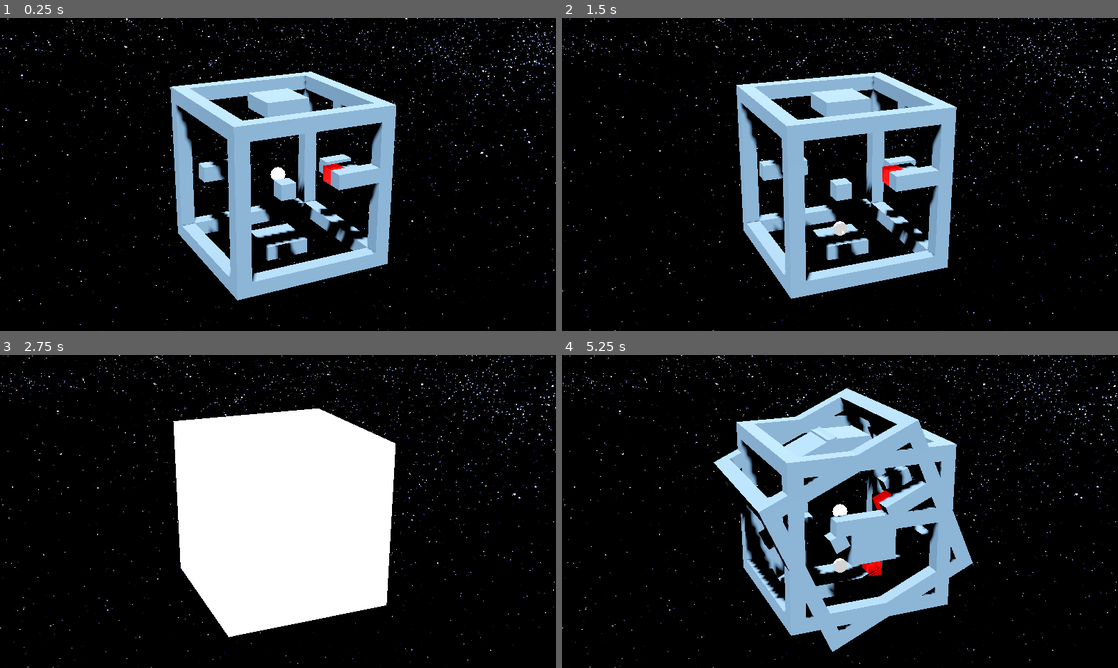
Above: before the commit, frames 1-4 (two rows, left to right).
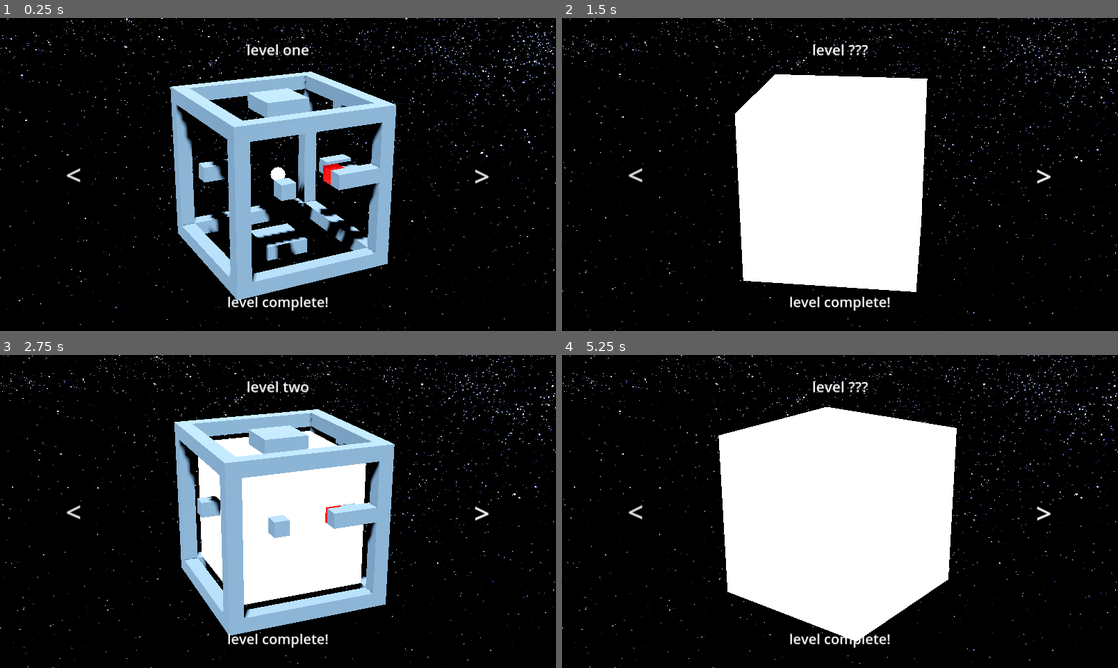
Above: after the commit, the same moments.

Repository: TheNickOfTime/design-challenge-nov
Game: Godot game, scene res://Scenes/puzzle_box_test.tscn
The game is run twice, just before and just after one commit, with the same random seed, the same clock (stepped at 60 frames per second) and the same inputs.
Inputs (mouse positions are in pixels of both pictures, inside the frame that each line leads up to):
- Up to frame 1 (0.25 s): no input
- Up to frame 2 (1.5 s): click (634, 174) at 0.5 s, where only the run after the commit has a clickable "<"; click (1045, 174) at 1.25 s, where only the run after the commit has a clickable ">"
- Up to frame 3 (2.75 s): tap Enter at 2, 2.1 s; move the mouse to (400, 495) at 2.02 s; hold D (rotate_cube_right) from 2.03 s (still down); click (400, 495) at 2.17 s
- Up to frame 4 (5.25 s): move the mouse to (728, 527) at 2.77 s; release D (rotate_cube_right) at 2.78 s; hold S (rotate_cube_down) 2.78-3.53 s; tap Up (rotate_cube) at 2.85 s; tap Enter at 3.05, 3.6, 4.35 s; move the mouse to (895, 442) at 3.52 s; hold D (rotate_cube_right) 3.53-4.28 s; move the mouse to (812, 574) at 4.27 s; hold W (rotate_cube_up) 4.28-5.03 s; click (812, 574) at 4.42 s; move the mouse to (1006, 558) at 5.02 s; hold A (rotate_cube_left) from 5.03 s (still down); hold Up (rotate_cube) from 5.03 s (still down)

The runs differ from the first frame. In frame 1, 0.6% of the frame differs, in the area x 12-88%, y 8-94%; in frame 2, 25%; in frame 3, 16%; in frame 4, 28%, in the area x 12-88%, y 8-95%.

Commit message:
Continuing to work on level transitioning & UI

Diff:
--- a/Scenes/main_menu_test.tscn
+++ b/Scenes/main_menu_test.tscn
@@ -1,9 +1,9 @@
-[gd_scene load_steps=12 format=3 uid="uid://hey7lwfxt0b"]
+[gd_scene load_steps=12 format=3 uid="uid://bw2c0bi56e15"]
 
 [ext_resource type="Material" uid="uid://d26unq8uckvjy" path="res://Shaders/space_skybox.tres" id="1_yk1q8"]
 [ext_resource type="StyleBox" uid="uid://ghrdkcpms46e" path="res://UI/stylebox_panel.tres" id="2_gcrqv"]
 [ext_resource type="PackedScene" uid="uid://eeyjhjgpr0vp" path="res://Prefabs/camera.tscn" id="3_hlosp"]
-[ext_resource type="Script" path="res://Scripts/PuzzleBox.gd" id="4_7v5m4"]
+[ext_resource type="Script" path="res://Scripts/PuzzleBoxManager.gd" id="4_7v5m4"]
 [ext_resource type="ArrayMesh" uid="uid://dg6q6wowk2sod" path="res://Geometry/cube_test.obj" id="5_55csd"]
 [ext_resource type="PackedScene" uid="uid://c0esqjhu7aanc" path="res://Scenes/puzzle_box_player.tscn" id="6_wllej"]
 [ext_resource type="PackedScene" uid="uid://bonou2nfe7to5" path="res://Prefabs/goal.tscn" id="7_jod70"]
--- a/Scenes/puzzle_box_test.tscn
+++ b/Scenes/puzzle_box_test.tscn
@@ -1,7 +1,7 @@
-[gd_scene load_steps=17 format=3 uid="uid://eg2xvgk6wtp2"]
+[gd_scene load_steps=17 format=3 uid="uid://pxlkk2ibbhjn"]
 
 [ext_resource type="Material" uid="uid://d26unq8uckvjy" path="res://Shaders/space_skybox.tres" id="1_8s33p"]
-[ext_resource type="Script" path="res://Scripts/PuzzleBox.gd" id="1_f23ct"]
+[ext_resource type="Script" path="res://Scripts/PuzzleBoxManager.gd" id="1_f23ct"]
 [ext_resource type="LabelSettings" uid="uid://djp8mmrg5wn8t" path="res://UI/label_title.tres" id="2_08hyc"]
 [ext_resource type="Script" path="res://Scripts/HUD.gd" id="2_ogw50"]
 [ext_resource type="SystemFont" uid="uid://clq0ndivqebeu" path="res://UI/default_font.tres" id="3_ux0cb"]
@@ -50,7 +50,6 @@
 shadow_enabled = true
 
 [node name="UI" type="CanvasLayer" parent="."]
-visible = false
 
 [node name="HUD" type="Control" parent="UI"]
 layout_mode = 3
@@ -156,3 +155,8 @@
 visible = false
 mesh = SubResource("BoxMesh_3h22o")
 surface_material_override/0 = SubResource("StandardMaterial3D_1aje6")
+
+[connection signal="change_level" from="UI/HUD" to="PuzzleBoxManager" method="_on_hud_change_level"]
+[connection signal="button_up" from="UI/HUD/Button_SelectLeft" to="UI/HUD" method="_on_button_select_left_button_up"]
+[connection signal="button_up" from="UI/HUD/Button_SelectRight" to="UI/HUD" method="_on_button_select_right_button_up"]
+[connection signal="new_level" from="PuzzleBoxManager" to="UI/HUD" method="_on_puzzle_box_manager_new_level"]
--- a/Scripts/HUD.gd
+++ b/Scripts/HUD.gd
@@ -1,5 +1,6 @@
 extends Control
 
+signal change_level(is_positive : bool)
 
 @export var test_text : Label
 
@@ -26,3 +27,16 @@
 	await pulsate_tween_in.finished
 
 	pulsate_text(element)
+
+
+func _on_button_select_right_button_up():
+	emit_signal("change_level", true)
+	pass
+
+func _on_button_select_left_button_up():
+	emit_signal("change_level", false)
+	pass
+
+
+func _on_puzzle_box_manager_new_level(level_name : String):
+	$Label_Level.text = "level " + level_name
--- a/Scripts/PuzzleBox.gd
+++ b/Scripts/PuzzleBoxManager.gd
@@ -2,6 +2,7 @@
 
 #Signals------------------------------------------------------------------------
 signal rotate_event(is_rotating : bool)
+signal new_level(level_name : String)
 
 #Export variables---------------------------------------------------------------
 @export var puzzles : Array[PackedScene]
@@ -20,6 +21,15 @@
 var current_direction : Vector3
 var last_direction : Vector3
 var current_level_index : int
+var transitioning_level : bool
+
+var level_dictionary = [
+	"one",
+	"two",
+	"three",
+	"four",
+	"five"
+]
 
 func _ready():
 	print(camera)
@@ -85,6 +95,9 @@
 func get_new_rotation(direction : Vector3) -> Transform3D:
 	return puzzle_box.transform.rotated(direction, rotate_degrees)
 
+func get_new_rotation_d(direction : Vector3, degrees : float) -> Transform3D:
+	return puzzle_box.transform.rotated(direction, degrees)
+
 
 func orient_rotation(original_direction : Vector3):
 	var camera_basis : Vector3 = camera.global_transform.basis.z
@@ -122,29 +135,48 @@
 
 
 func swap_puzzle(new_puzzle : PackedScene):
+	if transitioning_level: return
+
+	transitioning_level = true
+
 	var old_scene = puzzle_box
 	var new_scene = new_puzzle.instantiate()
 
+	#Grow cube
 	var transition_tween = get_tree().create_tween()
 	transition_tween.tween_property(transition_cube, "scale", Vector3.ONE, 0.5)
 	transition_cube.scale = Vector3.ZERO
 	transition_cube.visible = true
 	await transition_tween.finished
 
+	#Remove old level
 	remove_child(old_scene)
+	emit_signal("new_level", "???")
 
-	var short_timer = get_tree().create_timer(0.25)
-	await short_timer.timeout
+	#Rotate Cube
+	transition_tween = get_tree().create_tween()
+	transition_tween.tween_property(transition_cube, 'rotation:y', transition_cube.rotation.y + deg_to_rad(180), 0.5)
+	await transition_tween.finished
 
+	transition_tween = get_tree().create_tween()
+	transition_tween.tween_property(transition_cube, 'rotation:x', transition_cube.rotation.x + deg_to_rad(180), 0.5)
+	await transition_tween.finished
+
+	transition_tween = get_tree().create_tween()
+	transition_tween.tween_property(transition_cube, 'rotation:y', transition_cube.rotation.y + deg_to_rad(180), 0.5)
+	await transition_tween.finished
+
+	#Add new level
 	add_child(new_scene)
 	puzzle_box = new_scene
+	emit_signal("new_level", level_dictionary[current_level_index])
 
+	#Shrink Cube
 	transition_tween = get_tree().create_tween()
 	transition_tween.tween_property(transition_cube, "scale", Vector3.ZERO, 0.5)
 
 	await transition_tween.finished
-
-
+	transitioning_level = false
 
 
 func _on_body_shape_exited(body_rid, body, body_shape_index, local_shape_index):
@@ -158,3 +190,8 @@
 
 func _on_goal_puzzle_complete():
 	puzzle_complete()
+
+
+func _on_hud_change_level(is_positive : bool):
+	increment_level_index(is_positive)
+	swap_puzzle(puzzles[current_level_index])
